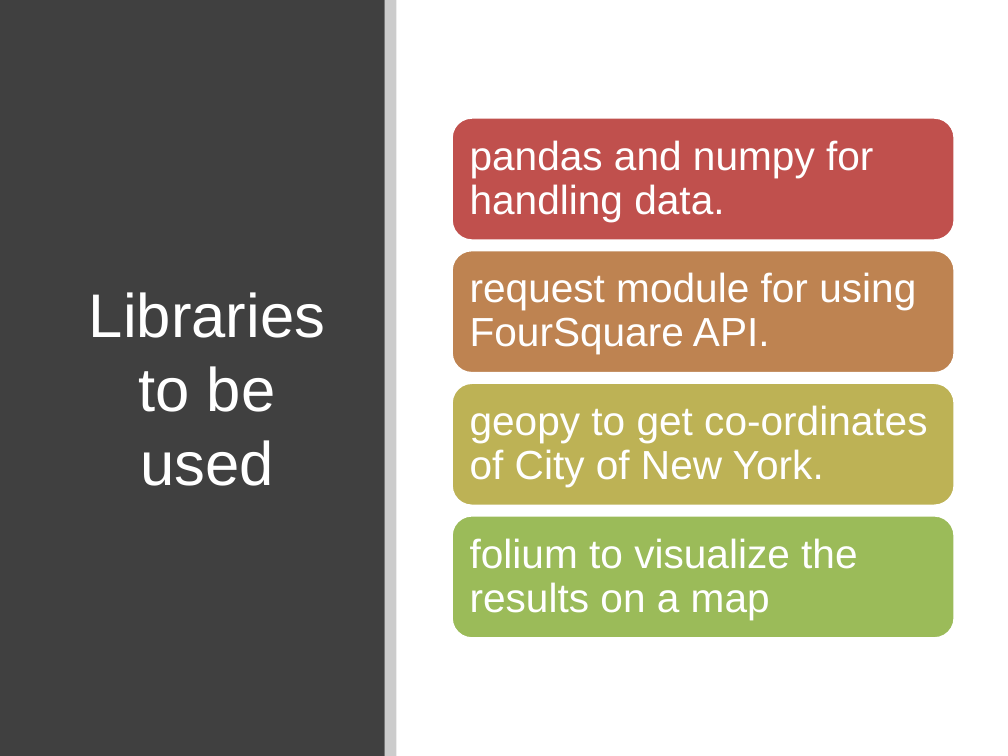
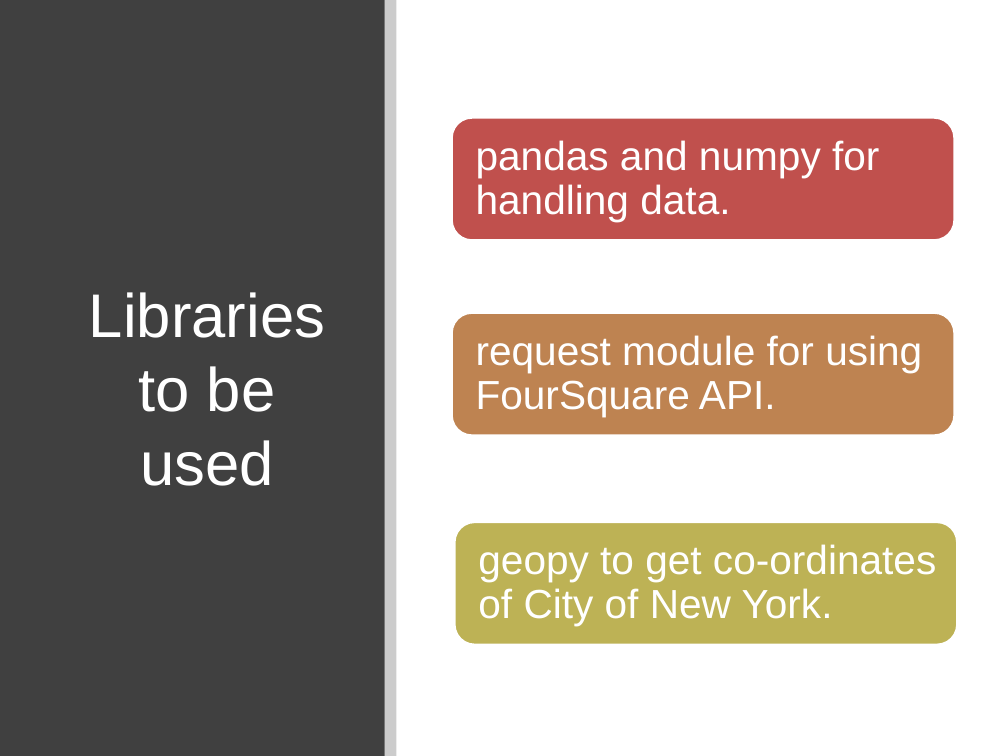
Before and after one commit to Cambi15/Coursera_Capstone-1, a slide deck: slide 17 of presentation.pptx (slide 5 before the commit). Drawn at 1008x756 pixels with LibreOffice and Linux fonts; fonts in the diff are those of the drawing. Boxes give left, top, right and bottom in pixels: in the first picture for what was removed or moved away, otherwise in the second. Text is boxed around its words. In the diff, an @@ line names an element or a change of style, - is before the commit and + after.

```diff
--- a/presentation.pptx
+++ b/presentation.pptx
@@ rounded rectangle "pandas and numpy for handling ...": place and size @@
-rounded rectangle "pandas and numpy for handling ..." at (470, 140, 873, 221)
+rounded rectangle "pandas and numpy for handling ..." at (452, 117, 955, 240)
@@ rounded rectangle "pandas and numpy for handling ..." at (452, 117, 955, 240): fill none to #C0504D; outline none to #FFFFFF 2 pt @@
@@ rounded rectangle "request module for using FourSquare ...": place and size @@
-rounded rectangle "request module for using FourSquare ..." at (470, 272, 916, 354)
+rounded rectangle "request module for using FourSquare ..." at (452, 312, 955, 435)
@@ rounded rectangle "request module for using FourSquare ..." at (452, 312, 955, 435): fill none to #BE8351; outline none to #FFFFFF 2 pt @@
@@ rounded rectangle "geopy to get co-ordinates of ...": place and size @@
-rounded rectangle "geopy to get co-ordinates of ..." at (470, 405, 927, 487)
+rounded rectangle "geopy to get co-ordinates of ..." at (455, 522, 958, 645)
@@ rounded rectangle "geopy to get co-ordinates of ..." at (455, 522, 958, 645): fill none to #BDB255; outline none to #FFFFFF 2 pt @@
@@ group removed at (452, 117, 955, 638): 4 rounded rectangles, 1 text @@
-folium to visualize the results on a map
```
Also in this commit, not shown: 12 other slides changed, 12 slides added.
